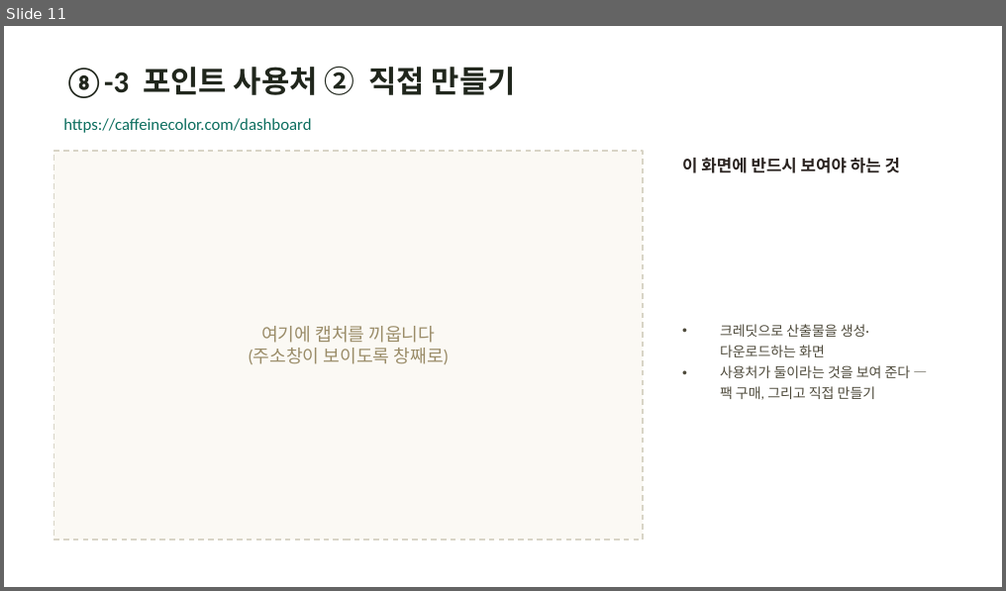
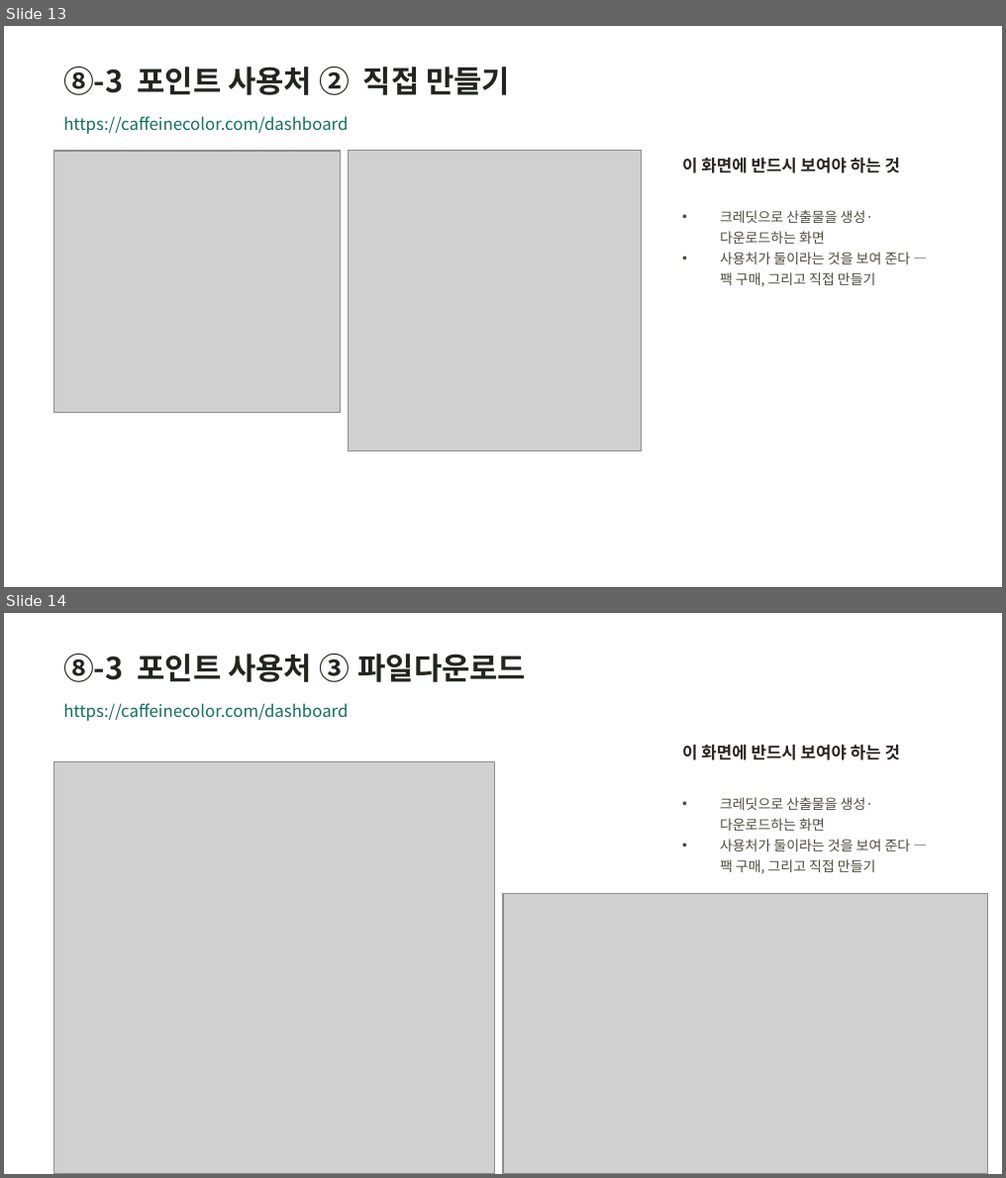
Before and after one commit to hyunplanb-cyber/ia-generation-platform, a slide deck: 가격정책/결제경로_카페인컬러.pptx. Shown one above the other, each under a label of ours: slide 11 before the commit, slides 13 and 14 after it. The pictures are 1006x591 and 1006x1178 pixels, drawn with LibreOffice and Linux fonts; fonts in the diff are those of the drawing; grey boxes stand for pictures. Boxes give left, top, right and bottom in pixels: in the first picture for what was removed or moved away, otherwise in the second. Text is boxed around its words. In the diff, an @@ line names an element or a change of style, - is before the commit and + after.

```diff
--- a/가격정책/결제경로_카페인컬러.pptx
+++ b/가격정책/결제경로_카페인컬러.pptx
@@ slide 14 added at box(4, 613, 1002, 1174), background #FFFFFF @@
@@ text added at box(63, 653, 526, 682), 22 pt, text #20261C, bold @@
+⑧-3 포인트 사용처 ③ 파일다운로드
@@ text added at box(63, 703, 348, 721), 12 pt, text #0E6F60 @@
+https://caffeinecolor.com/dashboard
@@ text added at box(682, 745, 900, 761), 12 pt, text #2A2320, bold @@
+이 화면에 반드시 보여야 하는 것
@@ picture added at box(54, 762, 494, 1174) @@
@@ text added at box(720, 797, 911, 874), 10 pt, text #4E4A3B @@
+• 크레딧으로 산출물을 생성·다운로드하는 화면
+• 사용처가 둘이라는 것을 보여 준다 — 팩 구매, 그리고 직접 만들기
@@ picture added at box(503, 893, 987, 1173) @@
@@ what was slide 11 is now slide 13 @@
@@ slide 13 changed as well @@
@@ rectangle removed at box(54, 151, 643, 540) @@
@@ picture added at box(54, 151, 341, 413) @@
@@ picture added at box(349, 151, 641, 451) @@
@@ font Calibri to Noto Sans CJK KR in 3 elements at box(63, 66, 510, 95), box(63, 116, 348, 134), box(720, 210, 911, 287) @@
@@ text removed at box(248, 326, 450, 365) @@
-여기에 캡처를 끼웁니다
-(주소창이 보이도록 창째로)
```
Also in this commit, not shown: 11 other slides changed, 2 other slides added, 55 other files.
